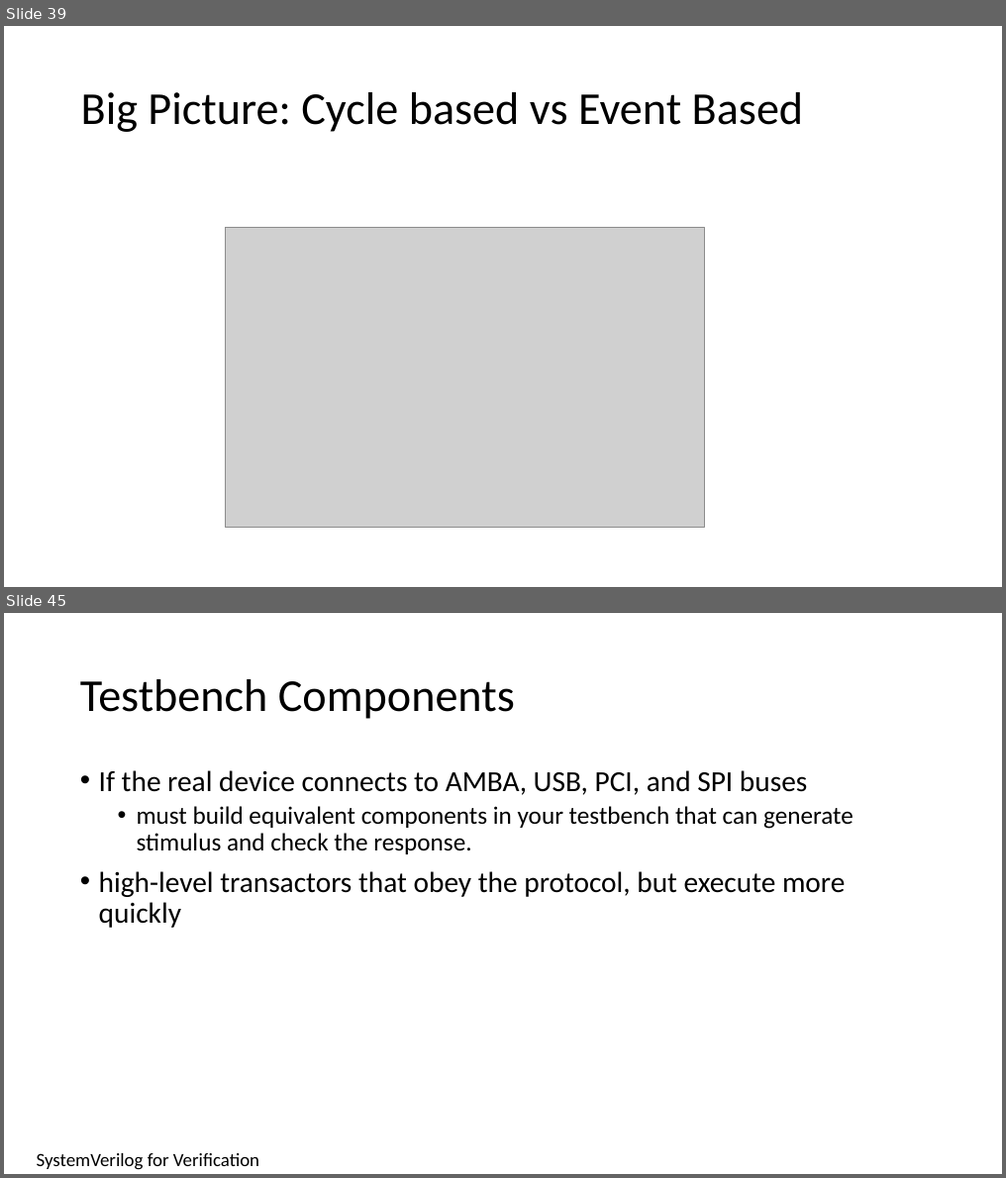
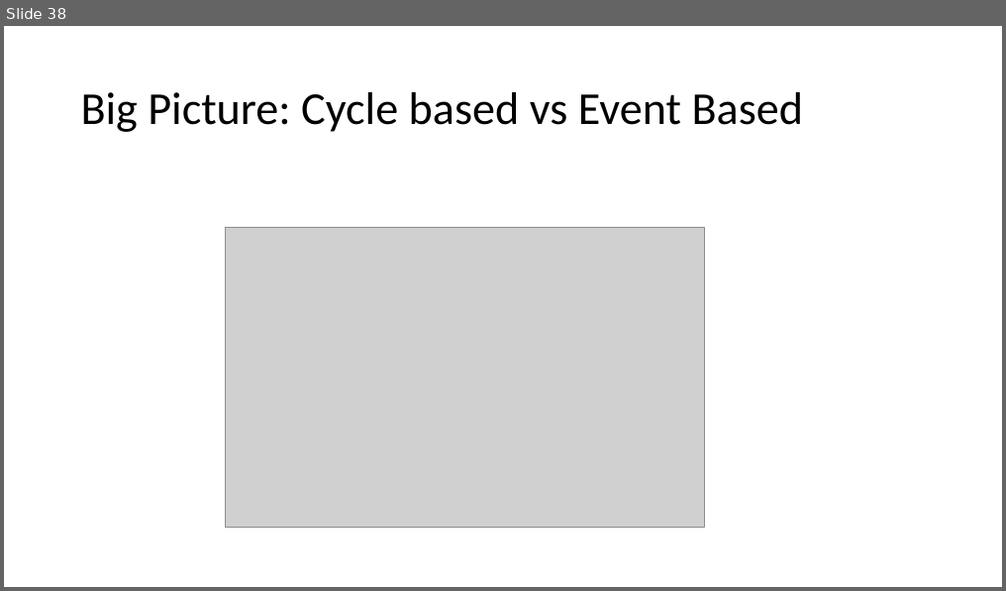
Before and after one commit to isomoye/EEGR471, a slide deck: sections/Segment_3.pptm. Shown one above the other, each under a label of ours: slides 39 and 45 before the commit, slide 38 after it; the slides between them are not shown. The pictures are 1006x1178 and 1006x591 pixels, drawn with LibreOffice and Linux fonts; fonts in the diff are those of the drawing; grey boxes stand for pictures. Boxes give left, top, right and bottom in pixels: in the first picture for what was removed or moved away, otherwise in the second. Text is boxed around its words. In the diff, an @@ line names an element or a change of style, - is before the commit and + after.

```diff
--- a/sections/Segment_3.pptm
+++ b/sections/Segment_3.pptm
@@ slide 45 removed at (4,613,1002,1174), background #FFFFFF @@
@@ title removed at (80,679,515,719) @@
-Testbench Components
@@ text removed at (99,770,853,928) @@
-• If the real device connects to AMBA, USB, PCI, and SPI buses
-  • must build equivalent components in your testbench that can generate stimulus and check the response.
-• high-level transactors that obey the protocol, but execute more quickly
@@ text removed at (37,1154,259,1170) @@
-SystemVerilog for Verification
@@ what was slide 39 is now slide 38 @@
```
Also in this commit, not shown: 8 slides changed, 113 other slides removed, 19 other files.
